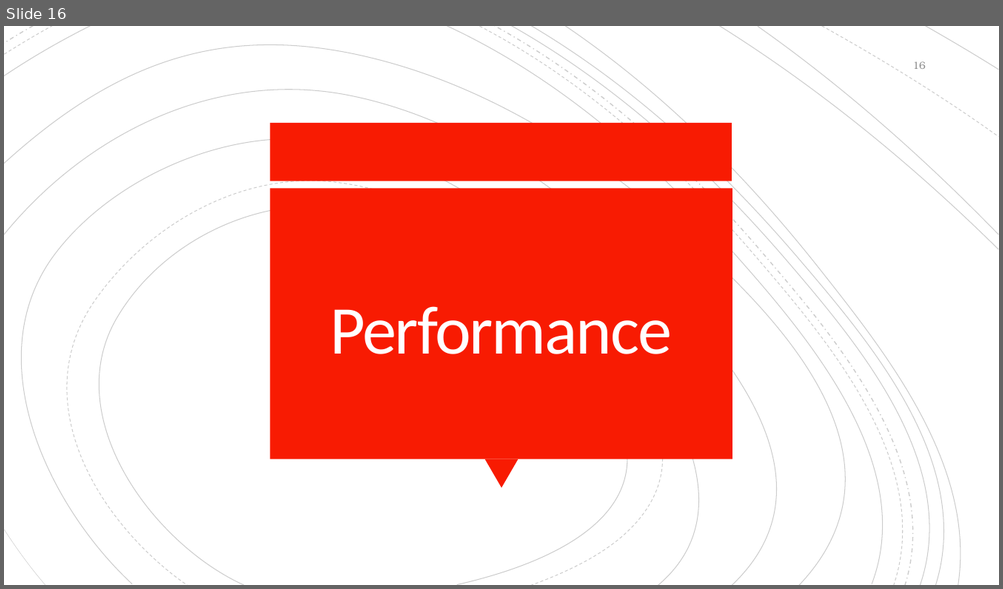
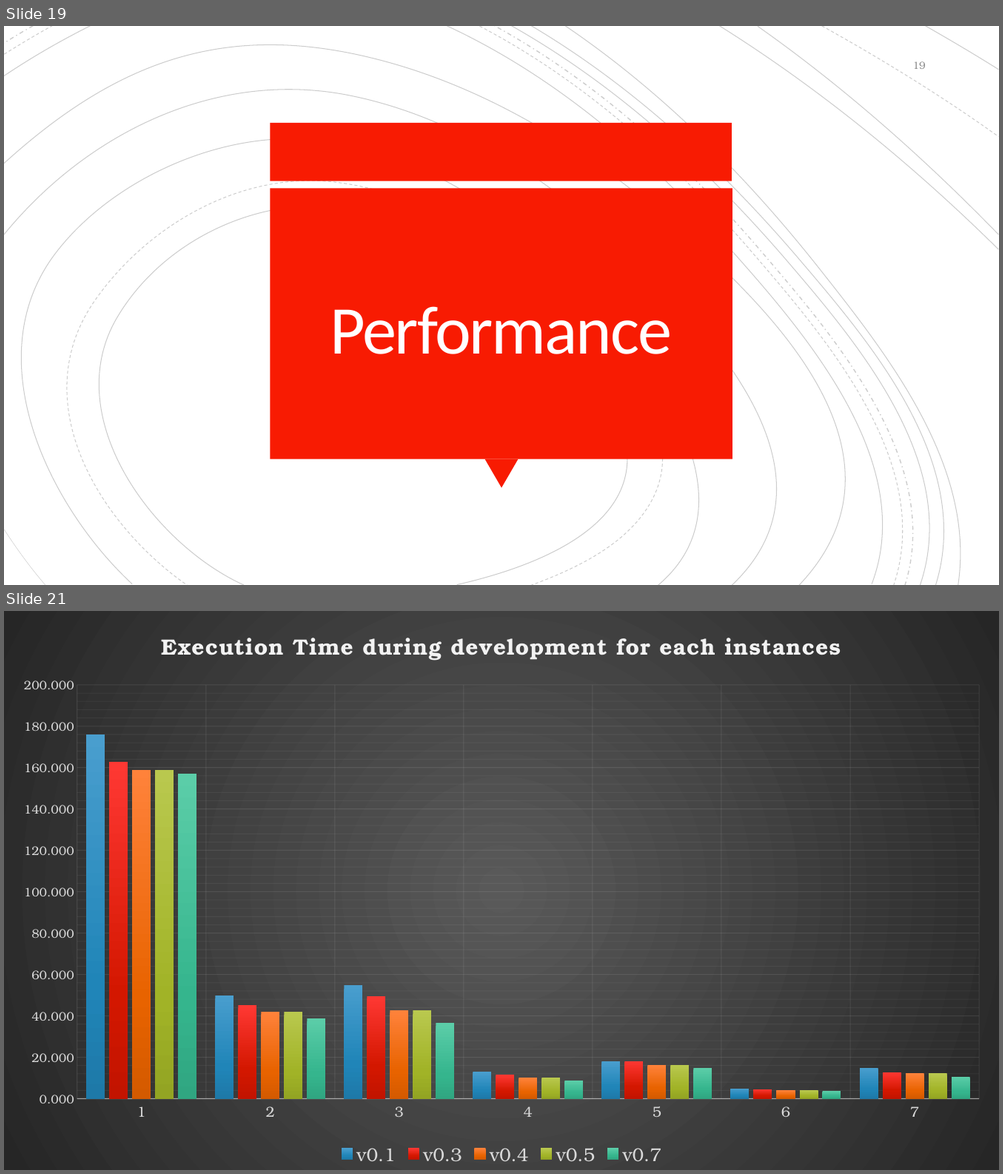
Before and after one commit to Jacopx/OMA_ExamTimeTable, a slide deck: PowerPoint/OMA-MZ_03-Presentation.pptx. Shown one above the other, each under a label of ours: slide 16 before the commit, slides 19 and 21 after it; the slides between them are not shown. The pictures are 1003x589 and 1003x1174 pixels, drawn with LibreOffice and Linux fonts; fonts in the diff are those of the drawing. Boxes give left, top, right and bottom in pixels: in the first picture for what was removed or moved away, otherwise in the second. Text is boxed around its words. In the diff, an @@ line names an element or a change of style, - is before the commit and + after.

```diff
--- a/PowerPoint/OMA-MZ_03-Presentation.pptx
+++ b/PowerPoint/OMA-MZ_03-Presentation.pptx
@@ slide 21 added at [4,611,999,1170], background #FFFFFF @@
@@ column chart added at [4,611,999,1170] @@
+title "Execution Time during development for each instances "
+categories: 1, 2, 3, 4, 5, 6, 7
+v0.1: 176, 50, 55, 13, 18, 5, 15
+v0.3: 163, 45, 50, 12, 18, 5, 13
+v0.4: 159, 42, 43, 10, 16, 4, 12
+v0.5: 159, 42, 43, 10, 16, 4, 12
+v0.7: 157, 39, 36, 9, 15, 4, 11
@@ what was slide 16 is now slide 19 @@
@@ page number at [913,62,925,69]: text changed @@
-16
+19
```
Also in this commit, not shown: 1 slide changed, 3 other slides added, 3 other files.
